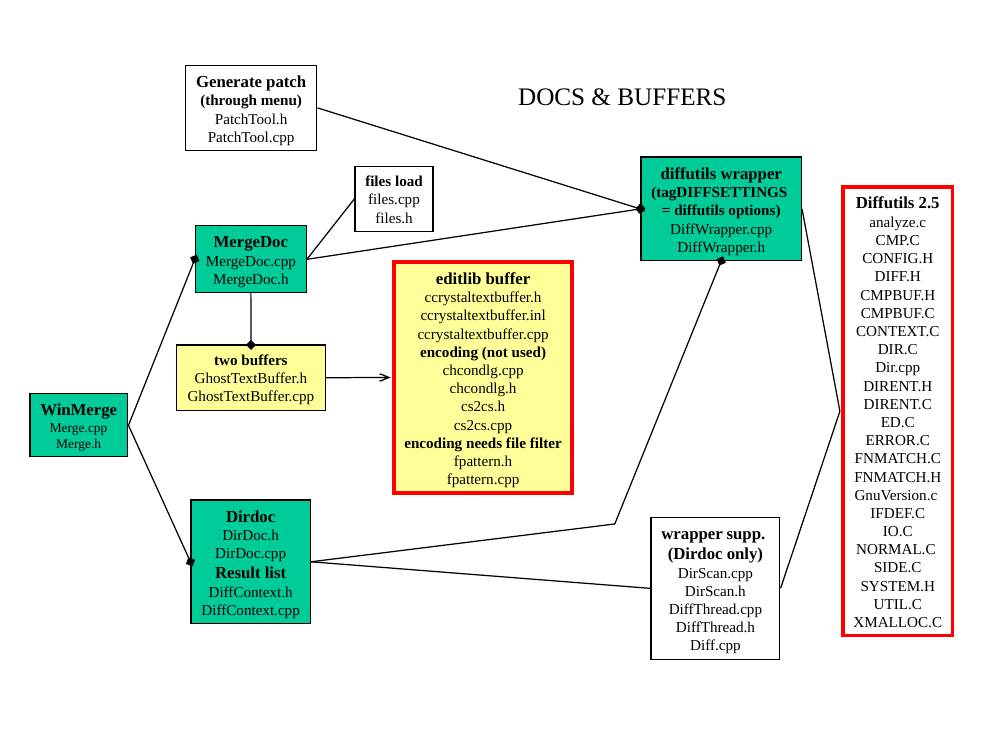
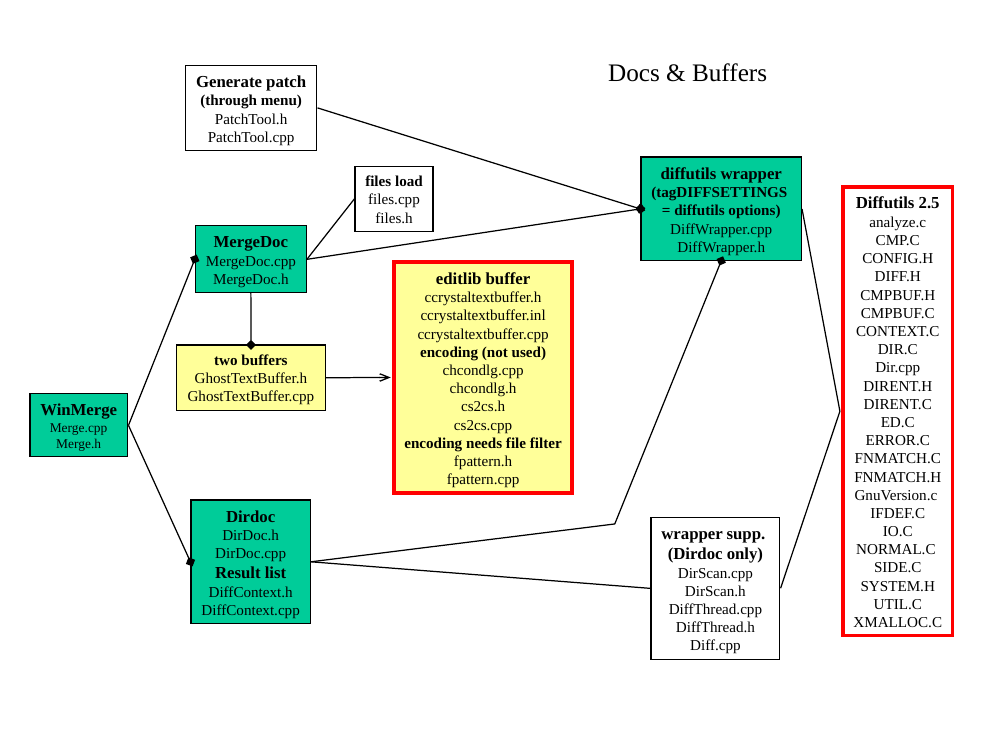
Before and after one commit to YueLinHo/WinMerge, a slide deck: slide 1 of Docs/Developers/WinMerge files.ppt. Drawn at 1008x756 pixels with LibreOffice and Linux fonts; fonts in the diff are those of the drawing. Boxes give left, top, right and bottom in pixels: in the first picture for what was removed or moved away, otherwise in the second. Text is boxed around its words. In the diff, an @@ line names an element or a change of style, - is before the commit and + after.

```diff
--- a/Docs/Developers/WinMerge files.ppt
+++ b/Docs/Developers/WinMerge files.ppt
@@ title at (x1=608, y1=63, x2=767, y2=82): text changed @@
-DOCS & BUFFERS
+Docs & Buffers
```
Also in this commit, not shown: 2 other slides changed.
